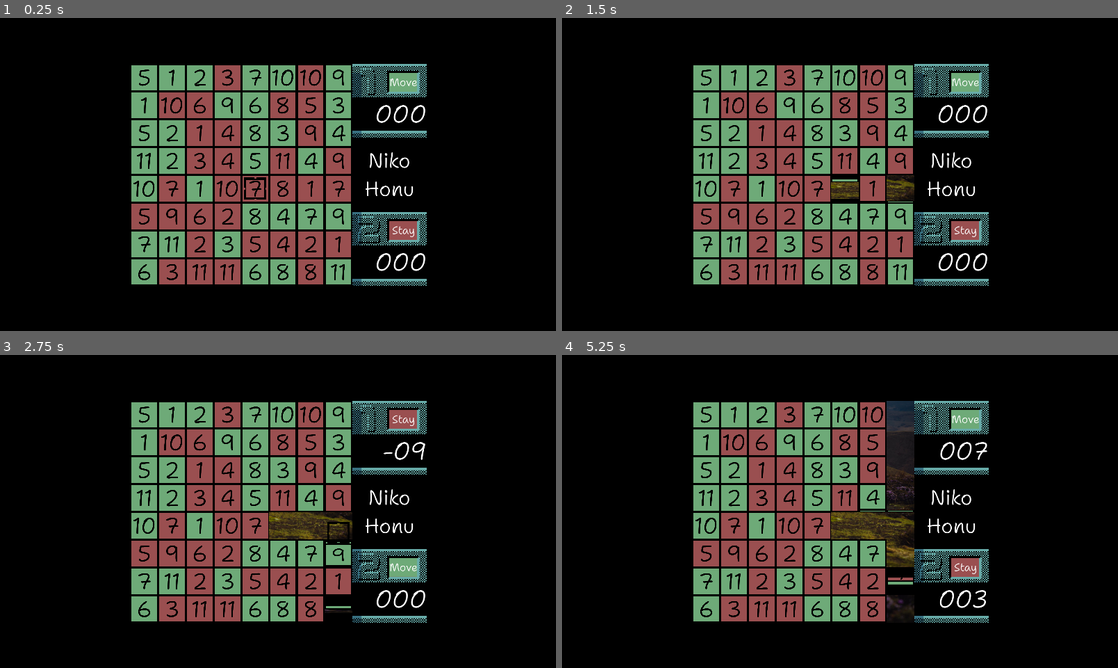
Above: before the commit, frames 1-4 (two rows, left to right).
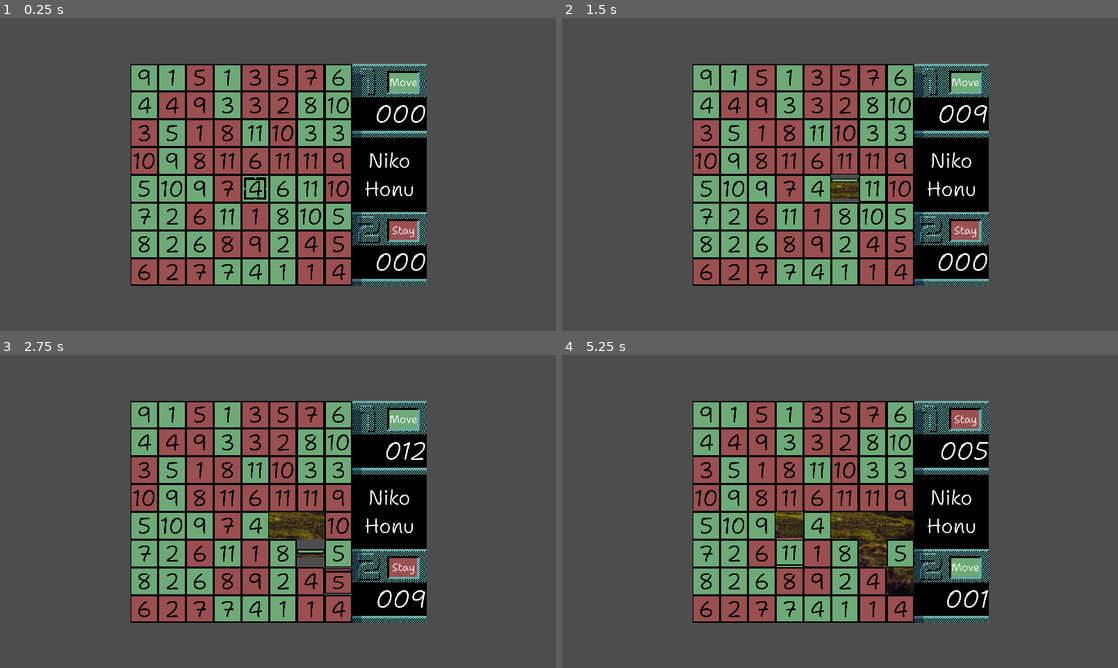
Above: after the commit, the same moments.

Repository: nikohonu/hideki-open-it
Game: Godot game, scene res://scenes/game.tscn
Same seed, same stepped clock (60 frames per second), same inputs: the game is played once before the commit and once after it.
Inputs:
- Up to frame 1 (0.25 s): no input
- Up to frame 2 (1.5 s): tap Enter (ui_accept) at 0.5, 0.77, 0.8, 1.07, 1.35 s; hold Right (ui_right) 0.53-1.28 s; tap Keypad Enter (select, bound only after the commit) at 0.6 s; hold Down (ui_down) from 1.28 s (still down)
- Up to frame 3 (2.75 s): tap Enter (ui_accept) at 1.52, 1.82, 2.3 s; tap Keypad Enter (select, bound only after the commit) at 1.55, 2.1 s; release Down (ui_down) at 2.03 s; hold Right (ui_right) from 2.03 s (still down)
- Up to frame 4 (5.25 s): release Right (ui_right) at 2.78 s; hold Up (ui_up) 2.78-3.53 s; tap Keypad Enter (select, bound only after the commit) at 2.85, 4.35, 5.1 s; tap Enter (ui_accept) at 3.02, 3.32, 3.6, 3.77, 4.07, 4.52, 4.82 s; hold Left (ui_left) 3.53-5.03 s; hold Down (ui_down) from 5.03 s (still down)

The runs differ from the first frame. In frame 1, 73% of the frame differs, in the area x 0-100%, y 0-100%; in frame 2, 74%; in frame 3, 75%; in frame 4, 77%.

Commit message:
refactor code & fix mouse & both players can be AI

Diff:
--- a/project.godot
+++ b/project.godot
@@ -26,8 +26,16 @@
 window/stretch/mode="viewport"
 window/stretch/aspect="keep_height"
 
+[input]
+
+select={
+"deadzone": 0.5,
+"events": [Object(InputEventKey,"resource_local_to_scene":false,"resource_name":"","device":-1,"window_id":0,"alt_pressed":false,"shift_pressed":false,"ctrl_pressed":false,"meta_pressed":false,"pressed":false,"keycode":0,"physical_keycode":4194310,"key_label":0,"unicode":0,"echo":false,"script":null)
+, Object(InputEventKey,"resource_local_to_scene":false,"resource_name":"","device":-1,"window_id":0,"alt_pressed":false,"shift_pressed":false,"ctrl_pressed":false,"meta_pressed":false,"pressed":false,"keycode":0,"physical_keycode":4194309,"key_label":0,"unicode":0,"echo":false,"script":null)
+]
+}
+
 [rendering]
 
 renderer/rendering_method="gl_compatibility"
 renderer/rendering_method.mobile="gl_compatibility"
-environment/defaults/default_clear_color=Color(0, 0, 0, 1)
--- a/scenes/cell.tscn
+++ b/scenes/cell.tscn
@@ -4,6 +4,7 @@
 [ext_resource type="Texture2D" uid="uid://dhlnmntmf64si" path="res://sprites/green_cell_face.png" id="2_75dlq"]
 [ext_resource type="Texture2D" uid="uid://dipmm2bn0610v" path="res://sprites/green_cell.png" id="3_hpkx6"]
 [ext_resource type="FontFile" uid="uid://ca3255aseygbu" path="res://fonts/Shantell_Sans/ShantellSans-VariableFont_BNCE,INFM,SPAC,wght.ttf" id="3_utana"]
+[ext_resource type="Script" path="res://scripts/cell.gd" id="4_681m1"]
 
 [sub_resource type="ShaderMaterial" id="ShaderMaterial_5qsm3"]
 resource_local_to_scene = true
@@ -11,7 +12,7 @@
 shader = ExtResource("1_8irlk")
 shader_parameter/albedo = Color(1, 1, 1, 1)
 shader_parameter/cell = Vector2(5, 0)
-shader_parameter/size = null
+shader_parameter/ratio = null
 shader_parameter/uv1_scale = Vector3(1, 1, 1)
 shader_parameter/uv1_offset = Vector3(0, 0, 0)
 shader_parameter/texture_front = ExtResource("3_hpkx6")
@@ -21,42 +22,6 @@
 resource_local_to_scene = true
 material = SubResource("ShaderMaterial_5qsm3")
 size = Vector3(1, 1, 0.167)
-
-[sub_resource type="GDScript" id="GDScript_f75sf"]
-script/source = "extends MeshInstance3D
-
-var green_cell_sprite = preload(\"res://sprites/green_cell.png\")
-var red_cell_sprite = preload(\"res://sprites/red_cell.png\")
-signal animation_finished
-
-#signal cell_clicked(cords)
-#
-var cords = Vector2.ZERO:
-	set(c):
-		mesh.get_material().set_shader_parameter(\"cell\", c)
-var value: int:
-	get:
-		return value
-	set(v):
-		value = v
-		if value < 0:
-			mesh.get_material().set_shader_parameter(\"texture_front\", red_cell_sprite)
-		else:
-			mesh.get_material().set_shader_parameter(\"texture_front\", green_cell_sprite)
-		if value != 0:
-			$Label3D.text = str(abs(v))
-
-func select():
-	$AnimationPlayer.play(\"rotate\")
-
-
-#func _on_texture_button_pressed():
-	#cell_clicked.emit(cords)
-
-
-func _on_animation_player_animation_finished(anim_name):
-	emit_signal(\"animation_finished\")
-"
 
 [sub_resource type="Animation" id="Animation_ujbea"]
 length = 0.001
@@ -98,7 +63,7 @@
 
 [node name="Cell" type="MeshInstance3D"]
 mesh = SubResource("BoxMesh_ar6v5")
-script = SubResource("GDScript_f75sf")
+script = ExtResource("4_681m1")
 
 [node name="Label3D" type="Label3D" parent="."]
 transform = Transform3D(1, 0, 0, 0, 1, 0, 0, 0, 1, 0, 0, 0.084)
--- /dev/null
+++ b/scenes/cell_ui.tscn
@@ -0,0 +1,12 @@
+[gd_scene load_steps=3 format=3 uid="uid://bha1ay6nc6xi7"]
+
+[ext_resource type="Texture2D" uid="uid://be8rw4i1jbcvl" path="res://sprites/red_cell.png" id="1_gu6nk"]
+[ext_resource type="Script" path="res://scripts/cell_ui.gd" id="2_bp1i1"]
+
+[node name="CellUI" type="TextureButton"]
+offset_right = 96.0
+offset_bottom = 96.0
+texture_normal = ExtResource("1_gu6nk")
+script = ExtResource("2_bp1i1")
+
+[connection signal="button_up" from="." to="." method="_on_button_up"]
--- a/scenes/game.tscn
+++ b/scenes/game.tscn
@@ -1,12 +1,16 @@
-[gd_scene load_steps=15 format=3 uid="uid://d0nvb0van5w8f"]
+[gd_scene load_steps=19 format=3 uid="uid://d0nvb0van5w8f"]
 
 [ext_resource type="Script" path="res://scripts/game.gd" id="1_qwehj"]
+[ext_resource type="Script" path="res://scripts/map.gd" id="2_j7fmf"]
 [ext_resource type="Texture2D" uid="uid://dgt17w4xtm26o" path="res://sprites/cursor.png" id="2_k87ei"]
+[ext_resource type="Script" path="res://scripts/ui.gd" id="3_6gjgw"]
+[ext_resource type="Texture2D" uid="uid://biqj2wmrnln2t" path="res://backgrounds/background0.png" id="3_ke4gh"]
 [ext_resource type="Texture2D" uid="uid://b008ectkc177c" path="res://sprites/panel.png" id="3_kn2cx"]
 [ext_resource type="Theme" uid="uid://dbbwiniodfku7" path="res://theme.tres" id="4_q27nq"]
 [ext_resource type="Script" path="res://scripts/panel.gd" id="4_ug41f"]
 [ext_resource type="Texture2D" uid="uid://bej3bvecgurqt" path="res://sprites/status.png" id="5_2jia2"]
 [ext_resource type="FontFile" uid="uid://clushkhqa3am4" path="res://fonts/Shantell_Sans/ShantellSans-Italic-VariableFont_BNCE,INFM,SPAC,wght.ttf" id="5_2vast"]
+[ext_resource type="Script" path="res://scripts/cursor.gd" id="5_ervvd"]
 
 [sub_resource type="Environment" id="Environment_a7m6j"]
 ambient_light_source = 2
@@ -59,6 +63,9 @@
 script = ExtResource("1_qwehj")
 
 [node name="Map" type="Node3D" parent="."]
+unique_name_in_owner = true
+script = ExtResource("2_j7fmf")
+background_texture = ExtResource("3_ke4gh")
 
 [node name="Camera3D" type="Camera3D" parent="."]
 transform = Transform3D(1, 0, 0, 0, 1, 0, 0, 0, 1, 0, 0, 2)
@@ -69,26 +76,47 @@
 environment = SubResource("Environment_a7m6j")
 
 [node name="Cursor" type="AnimatedSprite3D" parent="."]
+unique_name_in_owner = true
 transform = Transform3D(1, 0, 0, 0, 1, 0, 0, 0, 1, -0.802815, 0.469888, 0.5)
 texture_filter = 0
 sprite_frames = SubResource("SpriteFrames_gnc5n")
 autoplay = "default"
 frame_progress = 0.545264
+script = ExtResource("5_ervvd")
 
-[node name="Panel" type="TextureRect" parent="."]
-offset_left = 1216.0
-offset_top = 156.0
-offset_right = 1472.0
-offset_bottom = 924.0
+[node name="CenterContainer" type="CenterContainer" parent="."]
+anchors_preset = 15
+anchor_right = 1.0
+anchor_bottom = 1.0
+grow_horizontal = 2
+grow_vertical = 2
+size_flags_horizontal = 4
+size_flags_vertical = 4
+theme = ExtResource("4_q27nq")
+script = ExtResource("3_6gjgw")
+
+[node name="HBoxContainer" type="HBoxContainer" parent="CenterContainer"]
+layout_mode = 2
+
+[node name="GridContainer" type="GridContainer" parent="CenterContainer/HBoxContainer"]
+unique_name_in_owner = true
+modulate = Color(1, 1, 1, 0)
+layout_mode = 2
+theme_override_constants/h_separation = 0
+columns = 8
+
+[node name="Panel" type="TextureRect" parent="CenterContainer/HBoxContainer"]
+unique_name_in_owner = true
+layout_mode = 2
 texture = ExtResource("3_kn2cx")
 script = ExtResource("4_ug41f")
 
-[node name="P1StatusBackground" type="Sprite2D" parent="Panel"]
+[node name="P1StatusBackground" type="Sprite2D" parent="CenterContainer/HBoxContainer/Panel"]
 position = Vector2(176, 64)
 texture = ExtResource("5_2jia2")
 vframes = 2
 
-[node name="P1Status" type="Label" parent="Panel"]
+[node name="P1Status" type="Label" parent="CenterContainer/HBoxContainer/Panel"]
 layout_mode = 0
 offset_left = 128.0
 offset_top = 32.0
@@ -100,7 +128,7 @@
 horizontal_alignment = 1
 vertical_alignment = 1
 
-[node name="P1Score" type="Label" parent="Panel"]
+[node name="P1Score" type="Label" parent="CenterContainer/HBoxContainer/Panel"]
 layout_mode = 0
 offset_top = 116.0
 offset_right = 256.0
@@ -112,7 +140,7 @@
 horizontal_alignment = 2
 vertical_alignment = 1
 
-[node name="Logo" type="Label" parent="Panel"]
+[node name="Logo" type="Label" parent="CenterContainer/HBoxContainer/Panel"]
 layout_mode = 0
 offset_top = 256.0
 offset_right = 256.0
@@ -124,13 +152,13 @@
 horizontal_alignment = 1
 vertical_alignment = 1
 
-[node name="P2StatusBackground" type="Sprite2D" parent="Panel"]
+[node name="P2StatusBackground" type="Sprite2D" parent="CenterContainer/HBoxContainer/Panel"]
 position = Vector2(176, 576)
 texture = ExtResource("5_2jia2")
 vframes = 2
 frame = 1
 
-[node name="P2Status" type="Label" parent="Panel"]
+[node name="P2Status" type="Label" parent="CenterContainer/HBoxContainer/Panel"]
 layout_mode = 0
 offset_left = 128.0
 offset_top = 544.0
@@ -142,7 +170,7 @@
 horizontal_alignment = 1
 vertical_alignment = 1
 
-[node name="P2Score" type="Label" parent="Panel"]
+[node name="P2Score" type="Label" parent="CenterContainer/HBoxContainer/Panel"]
 layout_mode = 0
 offset_top = 628.0
 offset_right = 256.0
--- a/scripts/cell.gd
+++ b/scripts/cell.gd
@@ -1,27 +1,35 @@
-extends Node2D
+extends MeshInstance3D
 
-signal cell_clicked(cords)
+signal animation_finished
 
-var cords = Vector2i.ZERO
+var green_cell_sprite = preload("res://sprites/green_cell.png")
+var red_cell_sprite = preload("res://sprites/red_cell.png")
+var green_cell_sprite_face = preload("res://sprites/green_cell_face.png")
+var red_cell_sprite_face = preload("res://sprites/red_cell_face.png")
+
+var cords:
+	set(c):
+		mesh.get_material().set_shader_parameter("cell", c)
+		position = Global.cords_to_position(c)
+		cords = c
 var value: int:
 	get:
 		return value
-	set(i):
-		value = i
+	set(v):
+		value = v
 		if value < 0:
-			$Sprite2D.frame = 0
-		else:
-			$Sprite2D.frame = 1
-		$CenterContainer/Label.text = str(abs(i))
+			mesh.get_material().set_shader_parameter("texture_front", red_cell_sprite)
+			mesh.get_material().set_shader_parameter("texture_face", red_cell_sprite_face)
+		elif value > 0:
+			mesh.get_material().set_shader_parameter("texture_front", green_cell_sprite)
+			mesh.get_material().set_shader_parameter("texture_face", green_cell_sprite_face)
+		if value != 0:
+			$Label3D.text = str(abs(v))
 
 
-func _ready():
-	pass
+func select():
+	$AnimationPlayer.play("rotate")
 
 
-func _process(delta):
-	pass
-
-
-func _on_texture_button_pressed():
-	cell_clicked.emit(cords)
+func _on_animation_player_animation_finished(_anim_name):
+	emit_signal("animation_finished")
--- /dev/null
+++ b/scripts/cell_ui.gd
@@ -0,0 +1,8 @@
+extends TextureButton
+
+signal cell_clicked(cords)
+
+var cords = Vector2i.ZERO
+
+func _on_button_up():
+	cell_clicked.emit(cords)
--- /dev/null
+++ b/scripts/cursor.gd
@@ -0,0 +1,137 @@
+extends AnimatedSprite3D
+
+@export var speed: float = 0.15
+@onready var game = get_tree().get_current_scene()
+
+var can_move = true
+var tween: Tween
+
+var cords: Vector2:
+	set(c):
+		c.x = clamp(c.x, 0, 7)
+		c.y = clamp(c.y, 0, 7)
+		cords = c
+
+
+func _ready():
+	cords = Vector2(4, 3)
+	position = Global.cords_to_position(cords, 0.5)
+	if game.is_player_ai[0] == true:
+		ai_move()
+
+
+func move(diff = 1, select = false):
+	can_move = false
+	var target_position = Global.cords_to_position(cords, 0.5)
+	if tween:
+		tween.kill()
+	tween = create_tween()
+	tween.tween_property(self, "position", target_position, speed * diff).set_trans(
+		Tween.TRANS_CUBIC
+	)
+	tween.finished.connect(on_tween_finished.bind(select))
+
+func on_tween_finished(select = false):
+	can_move = true
+	if select:
+		select_cell()
+
+
+func check_game_end():
+	var total = 0
+	if game.current_player == game.Player.FIRST:
+		for x in range(%Map.size):
+			total += 1 if %Map.map[cords.y][x].value != 0 else 0
+	else:
+		for y in range(%Map.size):
+			total += 1 if %Map.map[y][cords.x].value != 0 else 0
+	if total == 0:
+		print("end")
+		can_move = false
+		for i in range(%Map.size):
+			for j in range(%Map.size):
+				if %Map.map[i][j].value != 0:
+					%Map.map[i][j].select()
+
+
+func select_cell():
+	var cell = %Map.map[cords.y][cords.x]
+	if cell.value == 0:
+		return
+	game.update_score(game.current_player, cell.value)
+	cell.value = 0
+	cell.connect("animation_finished", after_select)
+	cell.select()
+	can_move = false
+	visible = false
+
+
+func after_select():
+	visible = true
+	can_move = true
+	if game.current_player == game.Player.FIRST:
+		game.current_player = game.Player.SECOND
+	else:
+		game.current_player = game.Player.FIRST
+	if game.is_player_ai[game.current_player]:
+		ai_move()
+	check_game_end()
+
+
+func process_input(input, select = false):
+	if can_move:
+		var diff: int
+		if game.current_player == game.Player.FIRST:
+			cords.x += input.x
+			diff = abs(input.x)
+		elif game.current_player == game.Player.SECOND:
+			cords.y += input.y
+			diff = abs(input.y)
+		move(diff, select)
+
+
+func _process(_delta):
+	if Input.is_action_just_released("select"):
+		select_cell()
+	var input = Vector2(
+		Input.get_action_strength("ui_right") - Input.get_action_strength("ui_left"),
+		Input.get_action_strength("ui_up") - Input.get_action_strength("ui_down")
+	)
+	if game.is_player_ai[game.Player.FIRST] and input.x != 0:
+		return
+	if game.is_player_ai[game.Player.SECOND] and input.y != 0:
+		return
+	process_input(input)
+
+
+func on_mouse_click(click_cords: Vector2):
+	var input = click_cords - cords
+	process_input(input, true)
+
+
+func ai_move():
+	var target_cords: Vector2
+	var best_value = -INF
+	var best_move = 0
+	var move_cord = 0
+	for i in range(%Map.size):
+		var cell: Object
+		cell = (
+			%Map.map[cords.y][i]
+			if game.current_player == game.Player.FIRST
+			else %Map.map[i][cords.x]
+		)
+		if cell.value == 0:
+			move_cord += 1
+			continue
+		if cell.value > best_value:
+			best_value = cell.value
+			best_move = move_cord
+		move_cord += 1
+	target_cords = (
+		Vector2(best_move, cords.y)
+		if game.current_player == game.Player.FIRST
+		else Vector2(cords.x, best_move)
+	)
+	var input = target_cords - cords
+	process_input(input, true)
--- a/scripts/game.gd
+++ b/scripts/game.gd
@@ -1,157 +1,16 @@
 extends Node3D
 
-var cell_scene = preload("res://scenes/cell.tscn")
-var texture_background = preload("res://backgrounds/background0.png")
-var map: Array
-var map_size = Vector2i(8, 8)
-var cells: Array
-var cell_size = Vector2(96, 96)
-var cursor = Vector2(4, 3)
-var start_position
-var can_move = true
-var scores = [0, 0]
-var tween
-@export var speed: float = 0.2
+enum Player { FIRST, SECOND }
+
+var is_player_ai = [false, false]
+var player_scores = [0, 0]
+
+var current_player = Player.FIRST:
+	set(cp):
+		%Panel.update_move_status(cp)
+		current_player = cp
 
 
-func check_game_end(player: Global.Player):
-	var total = 0
-	if player == Global.Player.FIRST:
-		for x in range(map_size.x):
-			total += 1 if map[cursor.y][x] != 0 else 0
-	else:
-		for y in range(map_size.y):
-			total += 1 if map[y][cursor.x] != 0 else 0
-	if total == 0:
-		can_move = false
-		for i in range(map_size.y):
-			for j in range(map_size.x):
-				if map[i][j] != 0:
-					cells[i][j].select()
-
-
-func cords_to_position(cords: Vector2, z):
-	return Vector3(cords.x - 4 + 0.5 - (4 / 3.), cords.y - 4 + 0.5, z)
-
-
-func generate_board():
-	var background_size = texture_background.get_size()
-	background_size /= max(background_size.x, background_size.y)
-	background_size = Vector2(background_size.y, background_size.x)
-	var possible_value = []
-	for i in range(1, 12):
-		for j in range(3):
-			possible_value.push_back(-i)
-			possible_value.push_back(i)
-	possible_value.shuffle()
-	for i in range(map_size.y):
-		map.append([])
-		cells.append([])
-		for j in range(map_size.x):
-			map[i].push_back(possible_value.pop_front())
-			var cell = cell_scene.instantiate()
-			cell.cords = Vector2(j, i)
-			cell.position = cords_to_position(Vector2(j, i), 0)
-			cell.value = map[i][j]
-			cell.mesh.get_material().set_shader_parameter("texture_background", texture_background)
-			cell.mesh.get_material().set_shader_parameter("size", background_size)
-			#cell.connect("cell_clicked", _on_cell_click)
-			cells[i].push_back(cell)
-			$Map.add_child(cell)
-
-
-func _ready():
-	generate_board()
-	$Cursor.position = cords_to_position(cursor, 0.5)
-
-
-func select(player: Global.Player):
-	var score = map[cursor.y][cursor.x]
-	if score == 0:
-		return
-	$Cursor.visible = false
-	can_move = false
-	map[cursor.y][cursor.x] = 0
-	var cell = cells[cursor.y][cursor.x]
-	cell.select()
-	cell.connect("animation_finished", on_select_animation_finished.bind(player, score))
-
-
-func on_select_animation_finished(player: Global.Player, score):
-	var oposite_player = (
-		Global.Player.SECOND if player == Global.Player.FIRST else Global.Player.FIRST
-	)
-	if player == Global.Player.FIRST:
-		computer_move()
-	scores[player] += score
-	$Panel.update_score(player, scores[player])
-	$Panel.update_move_status(oposite_player)
-	$Cursor.visible = true
-	if player == Global.Player.SECOND:
-		can_move = true
-	check_game_end(oposite_player)
-
-
-func calculate_computer_move():
-	var best = -99
-	var best_position = 0
-	var new_cursor = Vector2i(cursor)
-	for i in range(map_size.x):
-		if map[i][new_cursor.x] == 0:
-			continue
-		if map[i][new_cursor.x] > best:
-			best_position = i
-			best = map[i][new_cursor.x]
-	new_cursor.y = best_position
-	return new_cursor
-
-
-func move_cursor(cords: Vector2i, diff: int, on_tween_finished):
-	var new_position = cords_to_position(cords, 0.5)
-	if tween:
-		tween.kill()
-	tween = create_tween()
-	tween.finished.connect(on_tween_finished)
-	tween.tween_property($Cursor, "position", new_position, speed * diff).set_trans(
-		Tween.TRANS_CUBIC
-	)
-
-
-func computer_move():
-	var new_cursor = calculate_computer_move()
-	var diff = abs(cursor.y - new_cursor.y)
-	cursor = new_cursor
-	move_cursor(cursor, diff, _on_computer_movement_tween_finished)
-
-
-func _process(delta):
-	var input_direction = Input.get_vector("ui_left", "ui_right", "ui_up", "ui_down")
-	if Input.is_action_just_released("ui_accept"):
-		select(Global.Player.FIRST)
-	if can_move and input_direction.length() > 0:
-		can_move = false
-		cursor.x = clamp(cursor.x + input_direction.x, 0, map_size.x - 1)
-		move_cursor(cursor, 1, _on_movement_tween_finished)
-
-
-func _on_cell_click(cords):
-	if can_move and cords.y == cursor.y:
-		var diff = abs(cursor.x - cords.x)
-		cursor = cords
-		move_cursor(cursor, diff, _on_mouse_movement_tween_finished)
-
-
-## When player 1 move with keys
-func _on_movement_tween_finished():
-	can_move = true
-
-
-## When player 1 move with mouse
-func _on_mouse_movement_tween_finished():
-	select(Global.Player.FIRST)
-
-
-## When computer move
-func _on_computer_movement_tween_finished():
-	can_move = true
-	select(Global.Player.SECOND)
+func update_score(player, value):
+	player_scores[player] += value
+	%Panel.update_score(player, player_scores[player])
--- a/scripts/global.gd
+++ b/scripts/global.gd
@@ -1,3 +1,5 @@
 extends Node
 
-enum Player { FIRST, SECOND }
+
+func cords_to_position(cords: Vector2, z = 0.0):
+	return Vector3(cords.x - 4 + 0.5 - (4 / 3.), cords.y - 4 + 0.5, z)
--- /dev/null
+++ b/scripts/map.gd
@@ -0,0 +1,39 @@
+extends Node3D
+
+@export var background_texture: CompressedTexture2D
+
+var cell_scene = preload("res://scenes/cell.tscn")
+var map = []
+var size = 8
+
+
+func generate_possible_values() -> Array:
+	var possible_values = []
+	var cells_count = size * size
+	var cell_count = 6.0
+	var cell_type_count = round(cells_count / cell_count)
+	for value in range(1, cell_type_count + 1):
+		for i in range(cell_count / 2):
+			possible_values += [value, -value]
+	possible_values.shuffle()
+	return possible_values.slice(0, cells_count)
+
+
+func get_background_aspect_ratio():
+	var background_size = background_texture.get_size()
+	return Vector2(background_size.y, background_size.x) / max(background_size.x, background_size.y)
+
+
+func _ready():
+	var possible_values = generate_possible_values()
+	var ratio = get_background_aspect_ratio()
+	for y in range(size):
+		map.append([])
+		for x in range(size):
+			var cell = cell_scene.instantiate()
+			cell.cords = Vector2(x, y)
+			cell.value = possible_values.pop_back()
+			cell.mesh.get_material().set_shader_parameter("texture_background", background_texture)
+			cell.mesh.get_material().set_shader_parameter("ratio", ratio)
+			map[y].push_back(cell)
+			add_child(cell)
--- a/scripts/panel.gd
+++ b/scripts/panel.gd
@@ -1,33 +1,32 @@
 extends TextureRect
 
-var current_score = [0, 0]
+@onready var game = get_tree().get_current_scene()
+
+var current_scores = [0, 0]
 var tweens = [null, null]
 var scores_labels
 var speed = 0.1
 
 
-func update_score(player: Global.Player, score: int):
-	var diff = abs(current_score[player] - score)
+func update_score(player, score: int):
+	var diff = abs(current_scores[player] - score)
 	if tweens[player]:
 		tweens[player].kill()
 	tweens[player] = create_tween()
 	(
 		tweens[player]
-		. tween_method(_set_score.bind(player), current_score[player], score, speed * diff)
+		. tween_method(_set_score.bind(player), current_scores[player], score, speed * diff)
 		. set_trans(Tween.TRANS_LINEAR)
 	)
 
 
-func _set_score(
-	score,
-	player: Global.Player,
-):
-	scores_labels[player].text = "%03d" % score
-	current_score[player] = score
+func _set_score(score, player):
+	scores_labels[player].text = "%03d" % score if score >= 0 else "-%03d" % abs(score)
+	current_scores[player] = score
 
 
-func update_move_status(player: Global.Player):
-	var is_fist = player == Global.Player.FIRST
+func update_move_status(player):
+	var is_fist = player == game.Player.FIRST
 	$P1StatusBackground.frame = 0 if is_fist else 1
 	$P2StatusBackground.frame = 1 if is_fist else 0
 	$P1Status.text = "Move" if is_fist else "Stay"
--- /dev/null
+++ b/scripts/ui.gd
@@ -0,0 +1,12 @@
+extends CenterContainer
+
+var cell_ui_scene = preload("res://scenes/cell_ui.tscn")
+
+
+func _ready():
+	for i in range(%Map.size):
+		for j in range(%Map.size):
+			var cell_ui = cell_ui_scene.instantiate()
+			cell_ui.connect("cell_clicked", %Cursor.on_mouse_click)
+			cell_ui.cords = Vector2i(j, 7 - i)
+			%GridContainer.add_child(cell_ui)
--- a/shader/cell.gdshader
+++ b/shader/cell.gdshader
@@ -5,7 +5,7 @@
 uniform sampler2D texture_face : source_color,filter_nearest,repeat_enable;
 uniform sampler2D texture_background : source_color,filter_linear,repeat_enable;
 uniform vec2 cell;
-uniform vec2 size;
+uniform vec2 ratio;
 uniform vec3 uv1_scale;
 uniform vec3 uv1_offset;
 
@@ -28,7 +28,7 @@
 		vec2 local_cell = cell;
 		local_cell.x = 7. - local_cell.x;
 		base_uv = -((base_uv + -c3) * vec2(3, 2) + local_cell) / vec2(8, 8);
-		base_uv = base_uv * size - (vec2(1, 1) - size) / 2.;
+		base_uv = base_uv * ratio - (vec2(1, 1) - ratio) / 2.;
 		albedo_tex = texture(texture_background, base_uv);
 	}
 	else {
--- a/theme.tres
+++ b/theme.tres
@@ -4,3 +4,6 @@
 
 [resource]
 default_font = ExtResource("1_pw6of")
+GridContainer/constants/h_separation = 0
+GridContainer/constants/v_separation = 0
+HBoxContainer/constants/separation = 0
